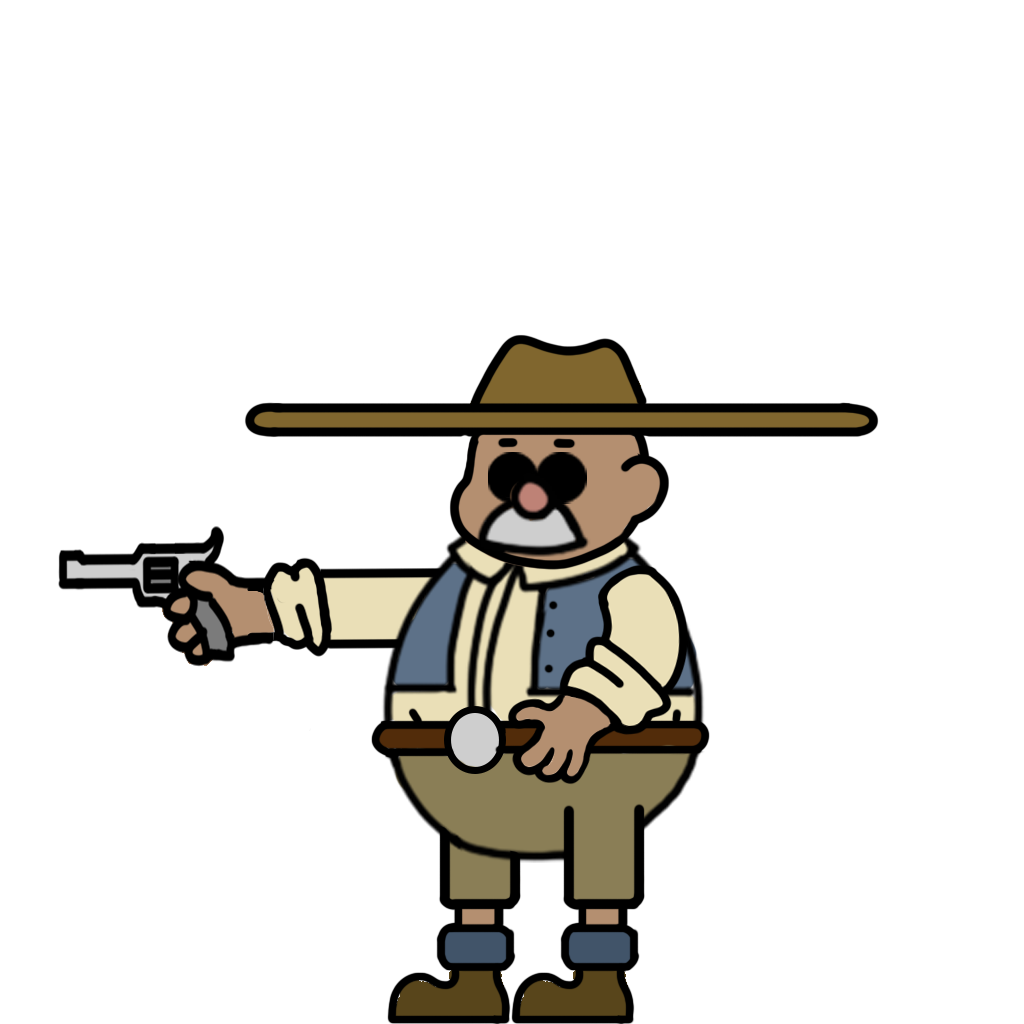
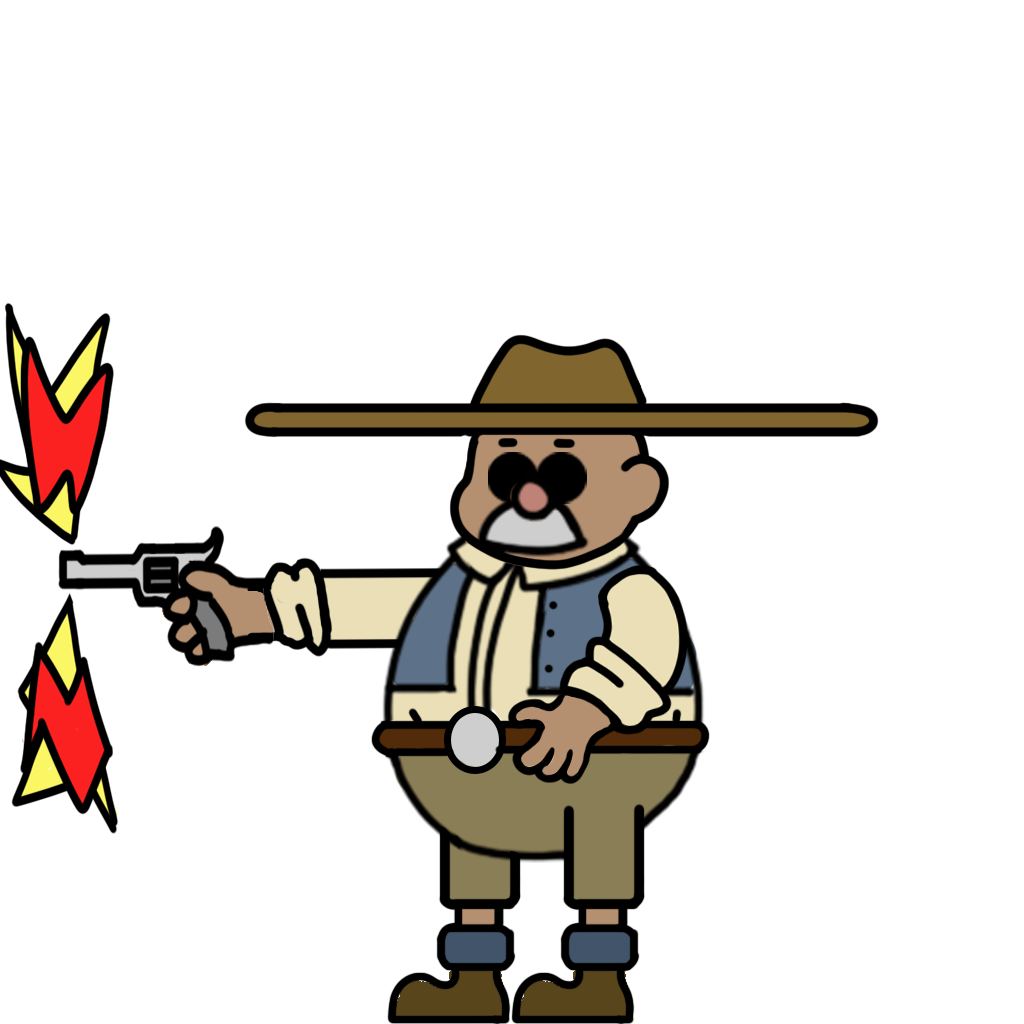
Layered file, before and after one edit (1024 × 1024). Changes by layer:
added layer "fx tir 2" in group "2.2" over [20, 336, 114, 815]
added layer "fx tir 1" in group "2.2" over [0, 302, 119, 834]
